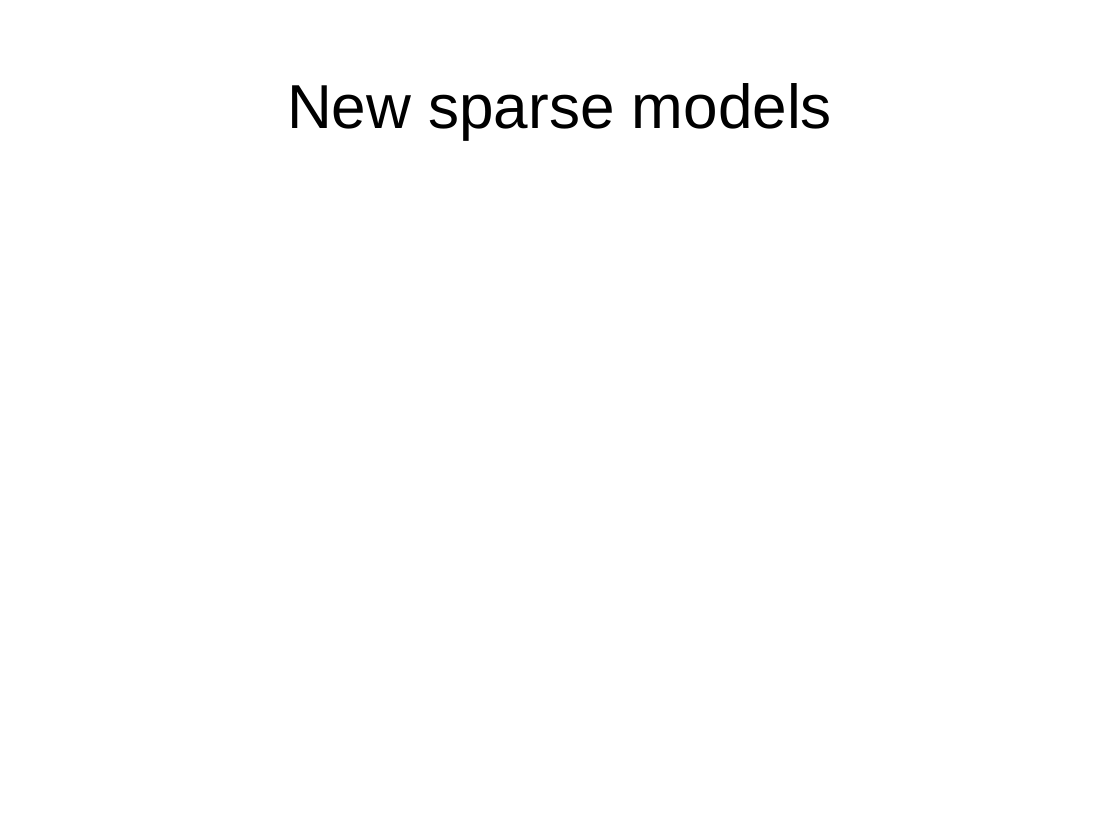
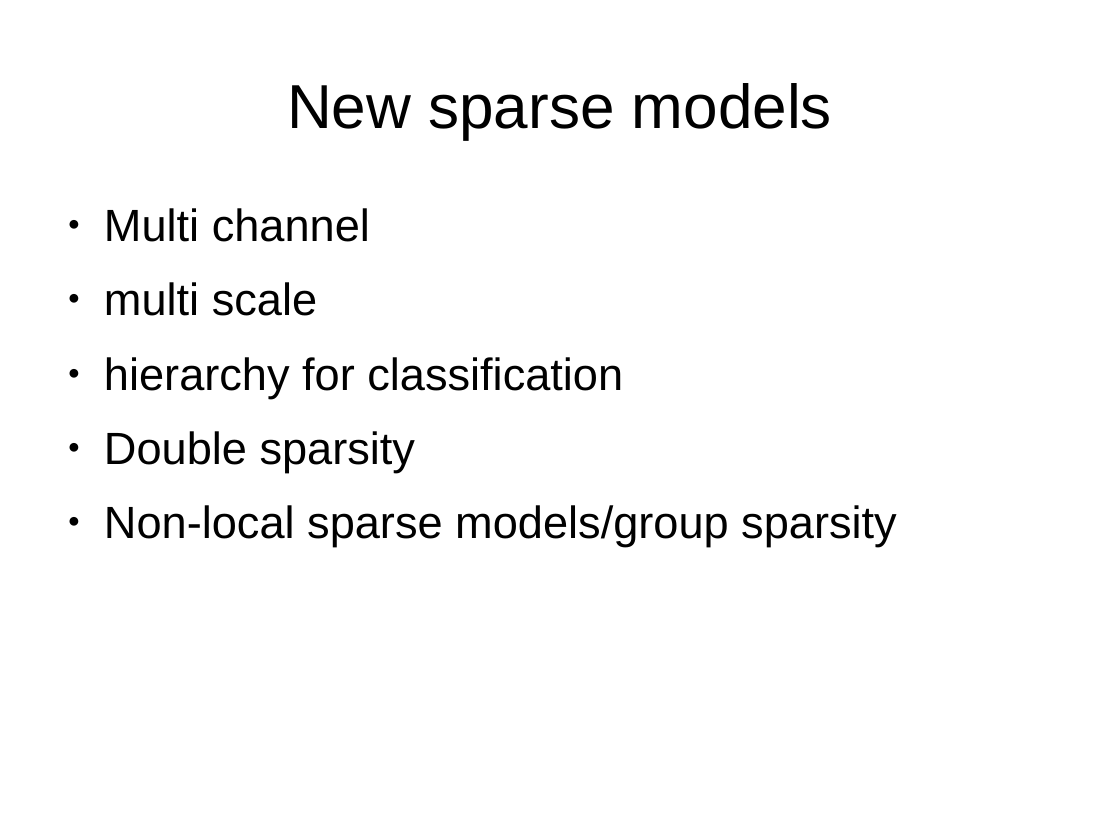
Before and after one commit to Sebu/sprs, a slide deck: slide 15 of progress_report/progress_report.odp (slide 14 before the commit). Drawn at 1120x840 pixels with LibreOffice and Linux fonts; fonts in the diff are those of the drawing. Boxes give left, top, right and bottom in pixels: in the first picture for what was removed or moved away, otherwise in the second. Text is boxed around its words. In the diff, an @@ line names an element or a change of style, - is before the commit and + after.

```diff
--- a/progress_report/progress_report.odp
+++ b/progress_report/progress_report.odp
@@ text added at [104, 208, 897, 547], 32 pt, text #000000 @@
+● Multi channel
+● multi scale
+● hierarchy for classification
+● Double sparsity
+● Non-local sparse models/group sparsity
```
Also in this commit, not shown: 11 other slides changed, 2 slides added, 2 slides removed.
